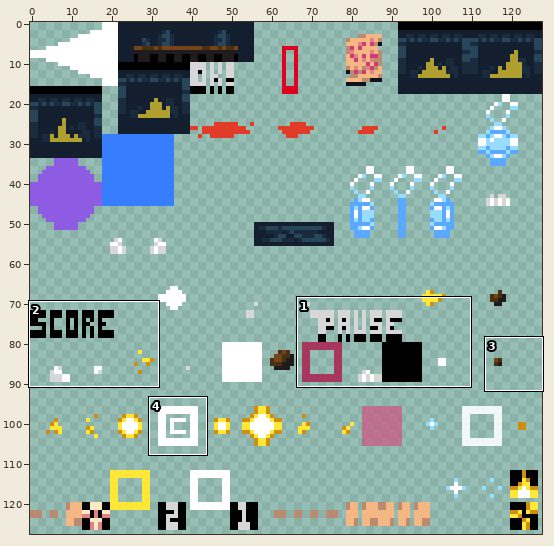
Sprite sheet -- images/shared-0-sheet1.png. Above: a wide view before the commit, with the close-up outlined.
Close-up. Before:
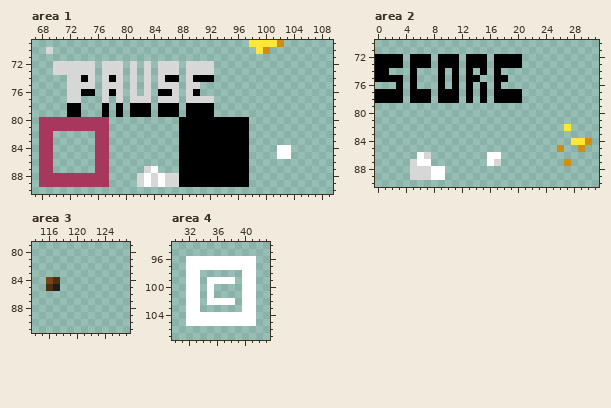
The file is 128x128 pixels. Shown: area 1: x 67..109, y 69..90; area 2: x 0..31, y 70..90; area 3: x 114..127, y 79..91; area 4: x 30..43, y 94..107. The commit also changed other parts of the picture, which this record leaves out.
And afterwards:
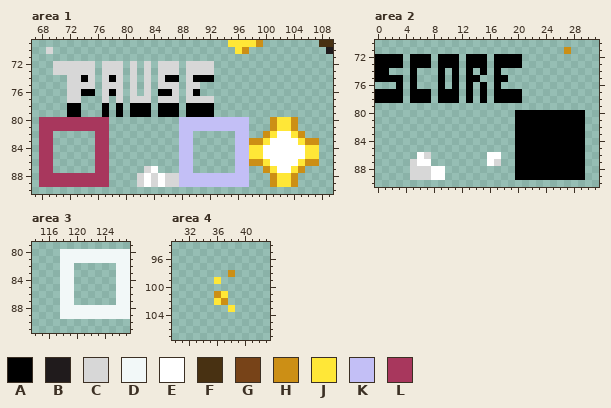
Palette (. is transparent): A #000000  B #201b1c  C #d7d7d7  D #f2f8f8  E #ffffff  F #483112  G #774318  H #cc8f15  J #ffe737  K #c3bff6  L #a8375d
Change:
Area 1:
y 69: x 95..97 ... -> JJJ; x 99..102 JJJH -> H...; x 108..109 .. -> FF
y 70: x 96..97 .. -> JH; x 99..100 JH -> ..; x 109 . -> B
y 80..81: x 88..97 AAAAAAAAAA -> KKKKKKKKKK; x 101..104 .... -> HJJH
y 82: x 88..97 AAAAAAAAAA -> KK......KK; x 100..105 ...... -> HJEEJH
y 83: x 88..107 AAAAAAAAAA.......... -> KK......KKHHJEEEEJHH
y 84..85: x 88..101 AAAAAAAAAA.... -> KK......KKJJEE; x 104..107 .... -> EEJJ
y 86: x 88..107 AAAAAAAAAA.......... -> KK......KKHHJEEEEJHH
y 87: x 88..97 AAAAAAAAAA -> KK......KK; x 100..105 ...... -> HJEEJH
y 88..89: x 88..97 AAAAAAAAAA -> KKKKKKKKKK; x 101..104 .... -> HJJH
Area 2:
y 71: x 27 . -> H
y 80..81: x 20..29 .......... -> AAAAAAAAAA
y 82: x 20..29 .......J.. -> AAAAAAAAAA
y 83: x 20..29 .......... -> AAAAAAAAAA
y 84: x 20..30 ........JJH -> AAAAAAAAAA.
y 85: x 20..29 ......H..H -> AAAAAAAAAA
y 86: x 20..29 .......... -> AAAAAAAAAA
y 87: x 20..29 .......H.. -> AAAAAAAAAA
y 88..89: x 20..29 .......... -> AAAAAAAAAA
Area 3:
y 80..81: x 118..127 .......... -> DDDDDDDDDD
y 82..83: x 118..119 .. -> DD; x 126..127 .. -> DD
y 84: x 116..119 GF.. -> ..DD; x 126..127 .. -> DD
y 85: x 116..119 FB.. -> ..DD; x 126..127 .. -> DD
y 86..87: x 118..119 .. -> DD; x 126..127 .. -> DD
y 88..89: x 118..127 .......... -> DDDDDDDDDD
Area 4:
y 96..97: x 32..41 EEEEEEEEEE -> ..........
y 98: x 32..33 EE -> ..; x 38 . -> H; x 40..41 EE -> ..
y 99: x 32..33 EE -> ..; x 35..38 EEEE -> .J..; x 40..41 EE -> ..
y 100: x 32..33 EE -> ..; x 35 E -> .; x 40..41 EE -> ..
y 101: x 32..33 EE -> ..; x 35..37 E.. -> .HJ; x 40..41 EE -> ..
y 102: x 32..33 EE -> ..; x 35..38 EEEE -> .JH.; x 40..41 EE -> ..
y 103: x 32..33 EE -> ..; x 38 . -> J; x 40..41 EE -> ..
y 104..105: x 32..41 EEEEEEEEEE -> ..........
